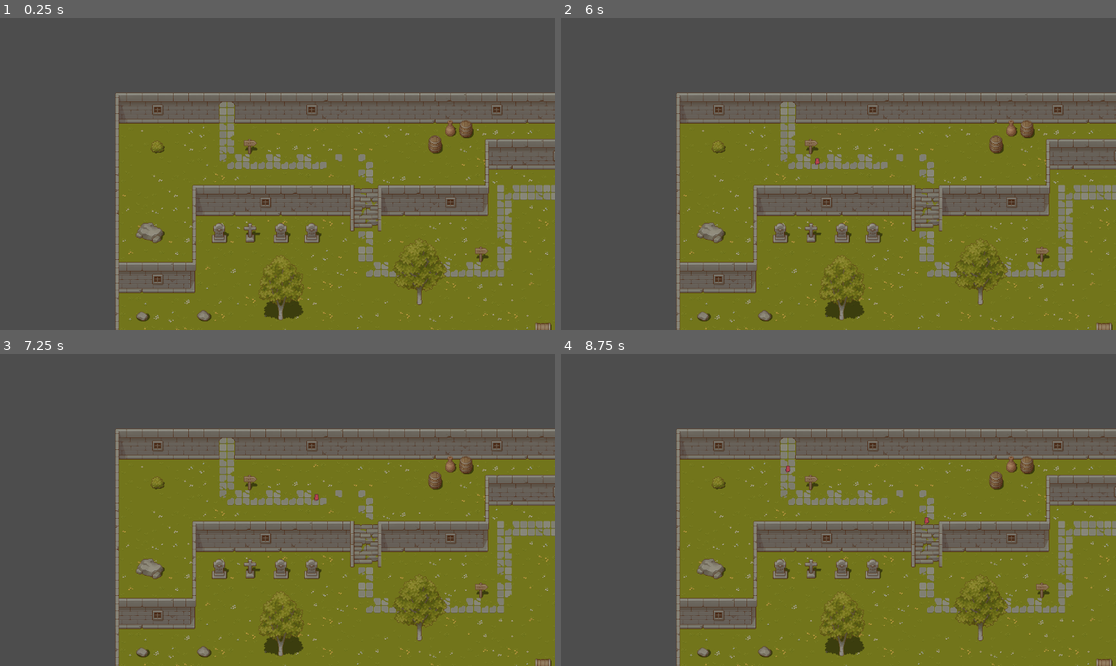
Above: before the commit, frames 1-4 (two rows, left to right).
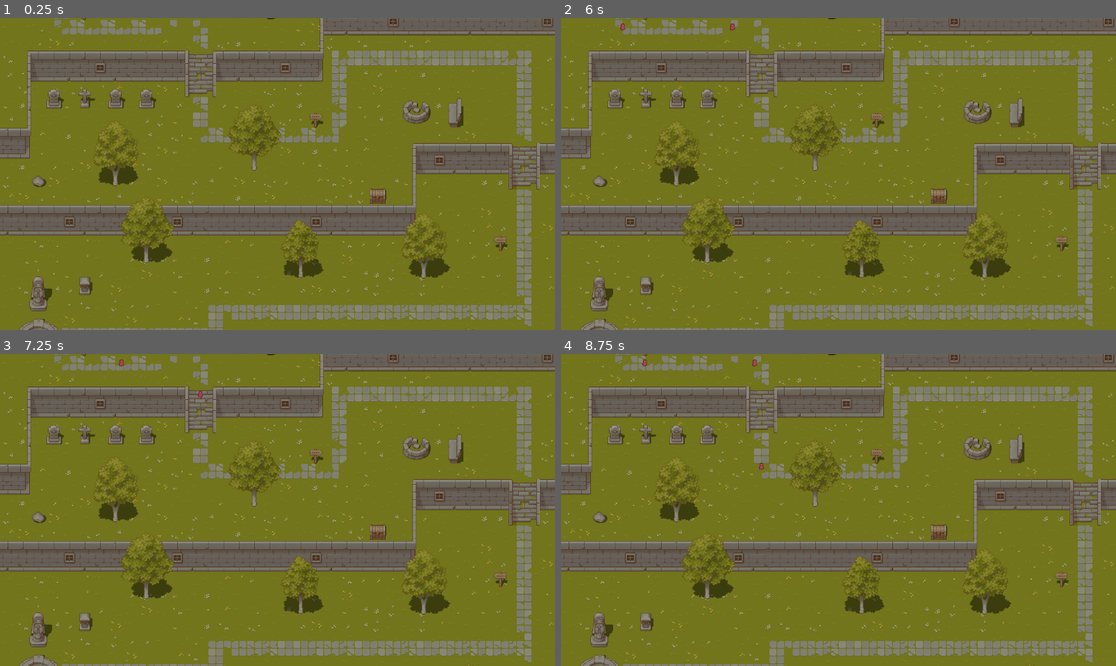
Above: after the commit, the same moments.

Repository: Kamil-Pawlak/ProjectTD
Game: Godot game, scene res://Main.tscn
Same seed, same stepped clock (60 frames per second), same inputs: the game is played once before the commit and once after it.
Inputs (mouse positions are in pixels of both pictures, inside the frame that each line leads up to):
- Up to frame 1 (0.25 s): no input
- Up to frame 2 (6 s): tap Enter at 0.5, 2, 3.5 s; move the mouse to (960, 158) at 0.52 s; click (960, 158) at 0.67 s; tap Space at 1.25, 2.75, 5.75 s; move the mouse to (727, 189) at 1.27 s; click (727, 189) at 1.42 s; move the mouse to (894, 105) at 2.02 s; click (894, 105) at 2.17 s; move the mouse to (810, 236) at 2.77 s; click (810, 236) at 2.92 s; move the mouse to (1005, 220) at 3.52 s; click (1005, 220) at 3.67 s; move the mouse to (672, 127) at 4.27 s; click (672, 127) at 4.42 s; move the mouse to (866, 174) at 5.02 s; click (866, 174) at 5.17 s; move the mouse to (755, 96) at 5.77 s; click (755, 96) at 5.92 s
- Up to frame 3 (7.25 s): move the mouse to (399, 494) at 6.52 s; click (399, 494) at 6.67 s
- Up to frame 4 (8.75 s): move the mouse to (727, 525) at 7.27 s; click (727, 525) at 7.42 s; move the mouse to (894, 441) at 8.02 s; click (894, 441) at 8.17 s

The runs differ from the first frame. In frame 1, 66% of the frame differs, in the area x 0-100%, y 0-100%; in frame 2, 66%; in frame 3, 66%; in frame 4, 66%.

Commit message:
Fixed glitch with enemy appearing on 0,0 while spawning and fixed smoothness of camera while dragging

Diff:
--- a/Main.tscn
+++ b/Main.tscn
@@ -661,7 +661,6 @@
 [node name="TileHolder" type="Node" parent="."]
 
 [node name="groundLayer" type="TileMapLayer" parent="TileHolder"]
-y_sort_enabled = true
 tile_map_data = PackedByteArray("AADr//P/BgAHAAAAAADr//X/BgADAAMAAADr//b/BgADAAEAAADr//r/BgADAAEAAADr//v/BgAGAAMAAADr// …(19904 unchanged characters)…
 tile_set = SubResource("TileSet_sqvbp")
 
@@ -669,14 +668,12 @@
 modulate = Color(0.0588235, 0.0352941, 0, 0.482353)
 self_modulate = Color(0, 0, 0, 1)
 z_index = 1
-y_sort_enabled = true
 material = SubResource("CanvasItemMaterial_hri7i")
 tile_map_data = PackedByteArray("AAASAPv/AwABAAMAAAASAPz/AwABAAQAAAATAPv/AwACAAMAAAATAPz/AwACAAQAAAAUAPv/AwADAAMAAAAUAP …(1680 unchanged characters)…
 tile_set = SubResource("TileSet_sqvbp")
 
 [node name="midLayer" type="TileMapLayer" parent="TileHolder"]
 z_index = 2
-y_sort_enabled = true
 tile_map_data = PackedByteArray("AAD//wIACAACAAMAAAD+/wIACAACAAMAAAD9/wIACAACAAMAAAD8/wIACAACAAMAAAD7/wIACAADAAYAAAD3/w …(5984 unchanged characters)…
 tile_set = SubResource("TileSet_sqvbp")
 
@@ -687,17 +684,17 @@
 tile_set = SubResource("TileSet_sqvbp")
 
 [node name="topLayer" type="TileMapLayer" parent="TileHolder"]
+z_index = 10
 tile_set = SubResource("TileSet_sqvbp")
 
 [node name="spawner" type="Node2D" parent="."]
 script = ExtResource("10_wkp8b")
 
 [node name="Timer" type="Timer" parent="spawner"]
-wait_time = 3.942
+wait_time = 2.278
 autostart = true
 
 [node name="Camera2D" type="Camera2D" parent="."]
-position = Vector2(-343, -279)
 script = ExtResource("11_20pc6")
 
 [connection signal="timeout" from="spawner/Timer" to="spawner" method="_on_timer_timeout"]
--- a/scripts/core/Camera.gd
+++ b/scripts/core/Camera.gd
@@ -5,9 +5,9 @@
 func _unhandled_input(event: InputEvent) -> void:
 	if event is InputEventMouseMotion:
 		if event.button_mask == MOUSE_BUTTON_MASK_RIGHT:
-			position -= event.relative * zoom.normalized()
+			position -= event.relative / zoom
 		if event.button_mask == MOUSE_BUTTON_MASK_MIDDLE:
-			position -= event.relative * zoom.normalized()
+			position -= event.relative / zoom
 	if event is InputEventMouseButton:
 		if event.button_index == MOUSE_BUTTON_WHEEL_UP:
 			zoom_out()
@@ -15,7 +15,7 @@
 			zoom_in()
 
 
-const MIN_ZOOM: float = 0.1
+const MIN_ZOOM: float = 0.8
 const MAX_ZOOM: float = 2.0
 const ZOOM_INCREMENT: float = 0.05
 
--- a/scripts/core/Spawner.gd
+++ b/scripts/core/Spawner.gd
@@ -1,11 +1,15 @@
 extends Node2D
 
 @export var enemy_scene = preload("res://scenes/enemies/Enemy.tscn")
-@onready var path = $"../Path2D"
+@onready var path: Path2D = $"../Path2D"
+
+func get_path_start_position() -> Vector2:
+	return path.curve.get_point_position(0)
 
 func spawn_enemy():
 	var enemy = enemy_scene.instantiate()
 	var path_follow = PathFollow2D.new()
+	enemy.global_position = get_path_start_position()
 	path.add_child(path_follow)
 
 	# Assign the follow reference
